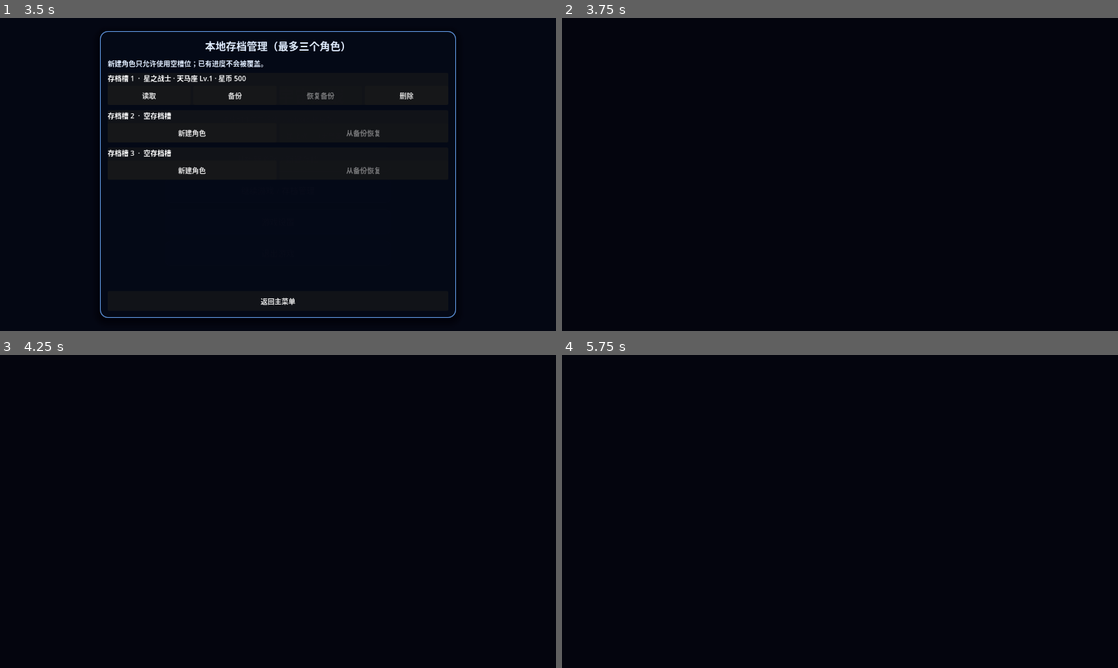
Above: before the commit, frames 1-4 (two rows, left to right).
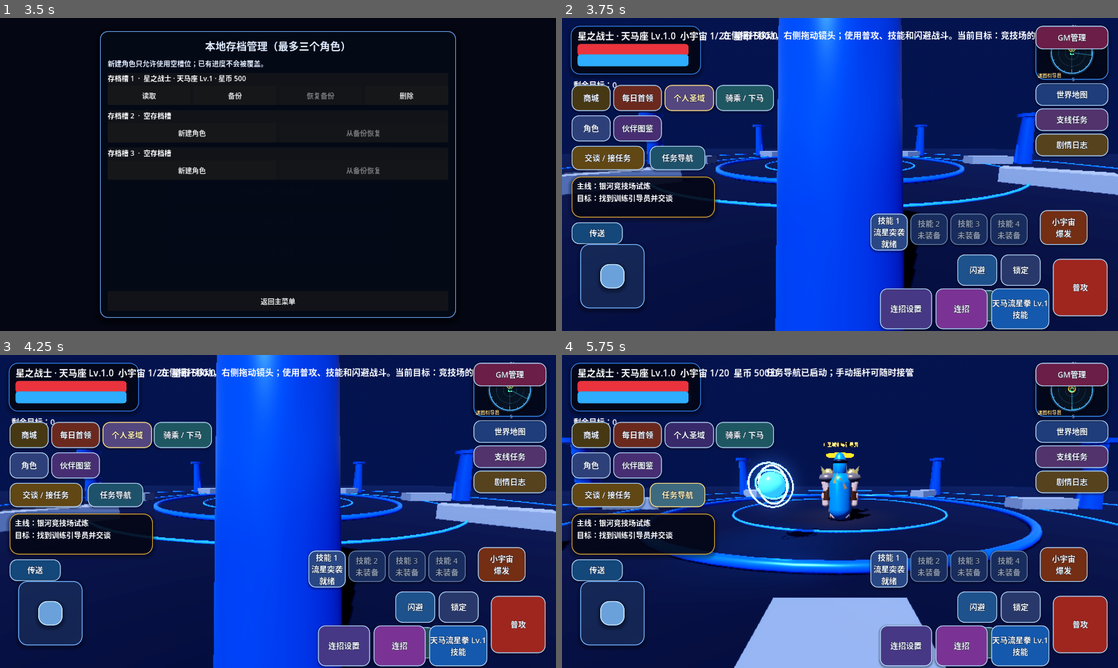
Above: after the commit, the same moments.

Repository: Qazwesrd/Saint-Seiya-Universe-War
Game: Godot game, scene res://scenes/main_menu.tscn
Two runs of this game, one before a commit and one after it. Both use one fixed random seed, a clock stepped at 60 frames per second and the inputs below.
Inputs (mouse positions are in pixels of both pictures, inside the frame that each line leads up to):
- Up to frame 1 (3.5 s): click "开始新游戏 / 新建存档" at 0.5 s; click "开始新游戏 / 新建存档" at 1.25 s; click "继续游戏 / 存档管理" at 2 s; click "游戏设置" at 2.75 s
- Up to frame 2 (3.75 s): click "读取" at 3.5 s
- Up to frame 3 (4.25 s): no input
- Up to frame 4 (5.75 s): click (606, 495) at 4.25 s, where only the run after the commit has a clickable "交谈 / 接任务"; click (678, 495) at 5 s, where only the run after the commit has a clickable "任务导航"

Frame 1 is identical in both runs. In frame 2, 95% of the frame differs, in the area x 0-100%, y 0-100%; in frame 3, 95%; in frame 4, 95%.
Error before the commit: Parse Error: Too many arguments for "get()" call. Expected at most 1 but received 2. (res://scripts/game.gd:543)

Commit message:
Fix enemy archetype property access in loot and quests

Diff:
--- a/game/scripts/game.gd
+++ b/game/scripts/game.gd
@@ -540,7 +540,7 @@
     if not is_daily_boss:
         SideQuestManager.record_event("boss_defeated" if defeated_boss else "enemy_defeated", {"chapter_id": active_world_chapter_id})
         if defeated_boss:
-            SideQuestManager.record_event("dark_boss_defeated", {"chapter_id": active_world_chapter_id, "archetype_id": str(enemy.get("archetype_id", ""))})
+            SideQuestManager.record_event("dark_boss_defeated", {"chapter_id": active_world_chapter_id, "archetype_id": str(enemy.get("archetype_id"))})
         _record_campaign_encounter_progress(enemy)
         if CampaignManager.can_complete_active_mission():
             var encounter_mission: Dictionary = CampaignManager.get_active_mission()
@@ -562,7 +562,7 @@
     var level_gains: int = RPGState.add_exp(exp_reward)
     RPGState.add_currency(coin_reward)
     var auto_pickup := bool(SettingsManager.get_value("controls", "auto_pickup", true))
-    var drops: Array[Dictionary] = LootManager.roll_enemy_drops(defeated_boss, int(RPGState.profile.get("level", 1)), auto_pickup, str(enemy.get("archetype_id", "")))
+    var drops: Array[Dictionary] = LootManager.roll_enemy_drops(defeated_boss, int(RPGState.profile.get("level", 1)), auto_pickup, str(enemy.get("archetype_id")))
     if not auto_pickup:
         for drop in drops:
             _spawn_loot_pickup(enemy.global_position, drop)
